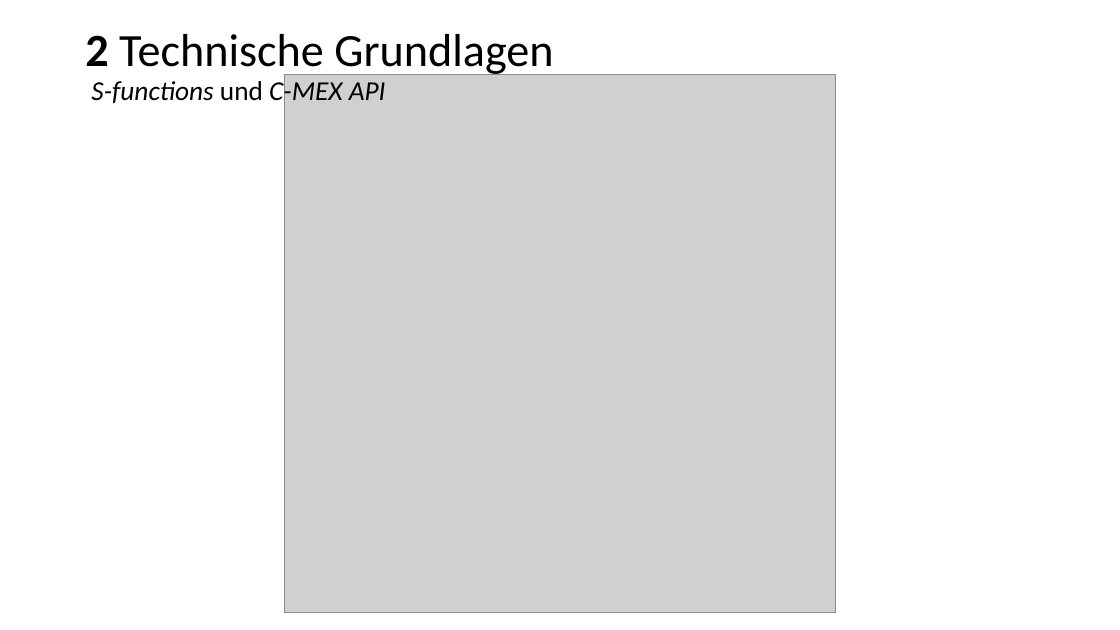
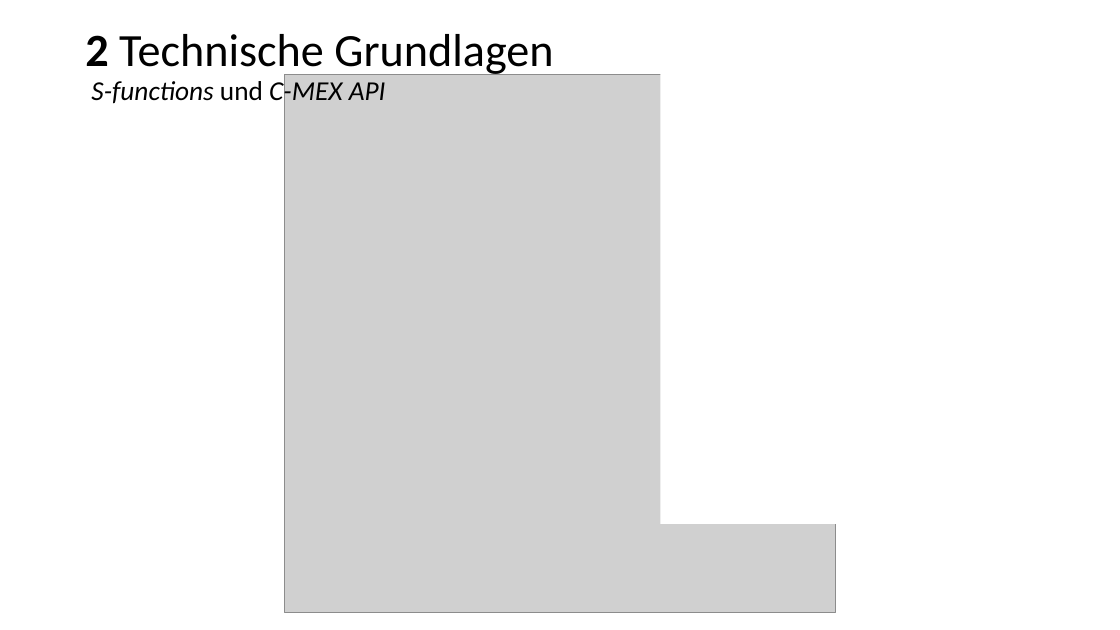
Before and after one commit to MateusMolina/projektarbeit-sil-basyx-simulink, a slide deck: slide 9 of projektarbeit/presentation/august_basyxmeeting.pptx. Drawn at 1120x630 pixels with LibreOffice and Linux fonts; fonts in the diff are those of the drawing; grey boxes stand for pictures. Boxes give left, top, right and bottom in pixels: in the first picture for what was removed or moved away, otherwise in the second. Text is boxed around its words. In the diff, an @@ line names an element or a change of style, - is before the commit and + after.

```diff
--- a/projektarbeit/presentation/august_basyxmeeting.pptx
+++ b/projektarbeit/presentation/august_basyxmeeting.pptx
@@ rectangle added at box(660, 23, 931, 524), fill #FFFFFF @@
```
Also in this commit, not shown: 5 other slides changed.
